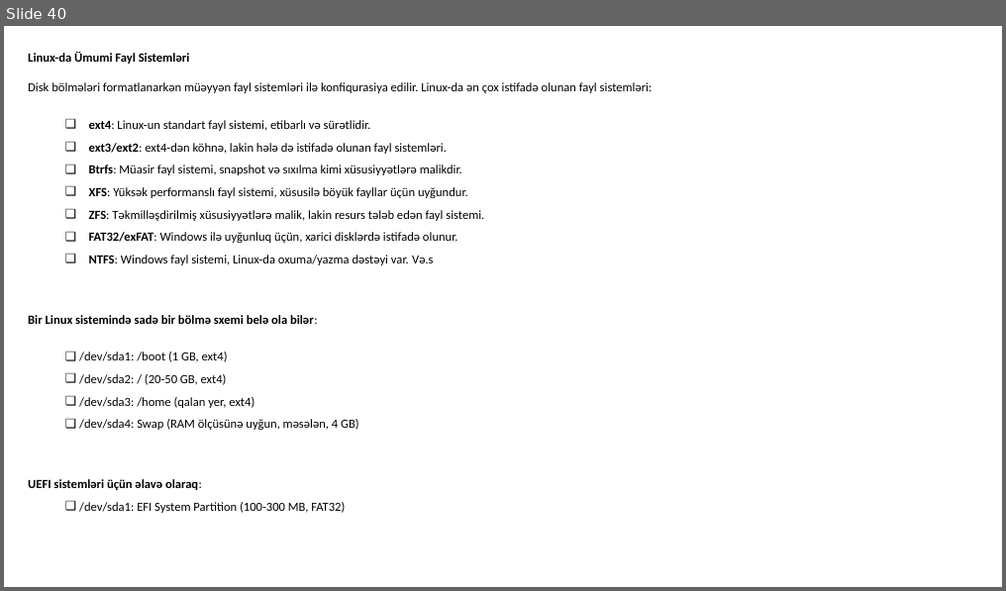
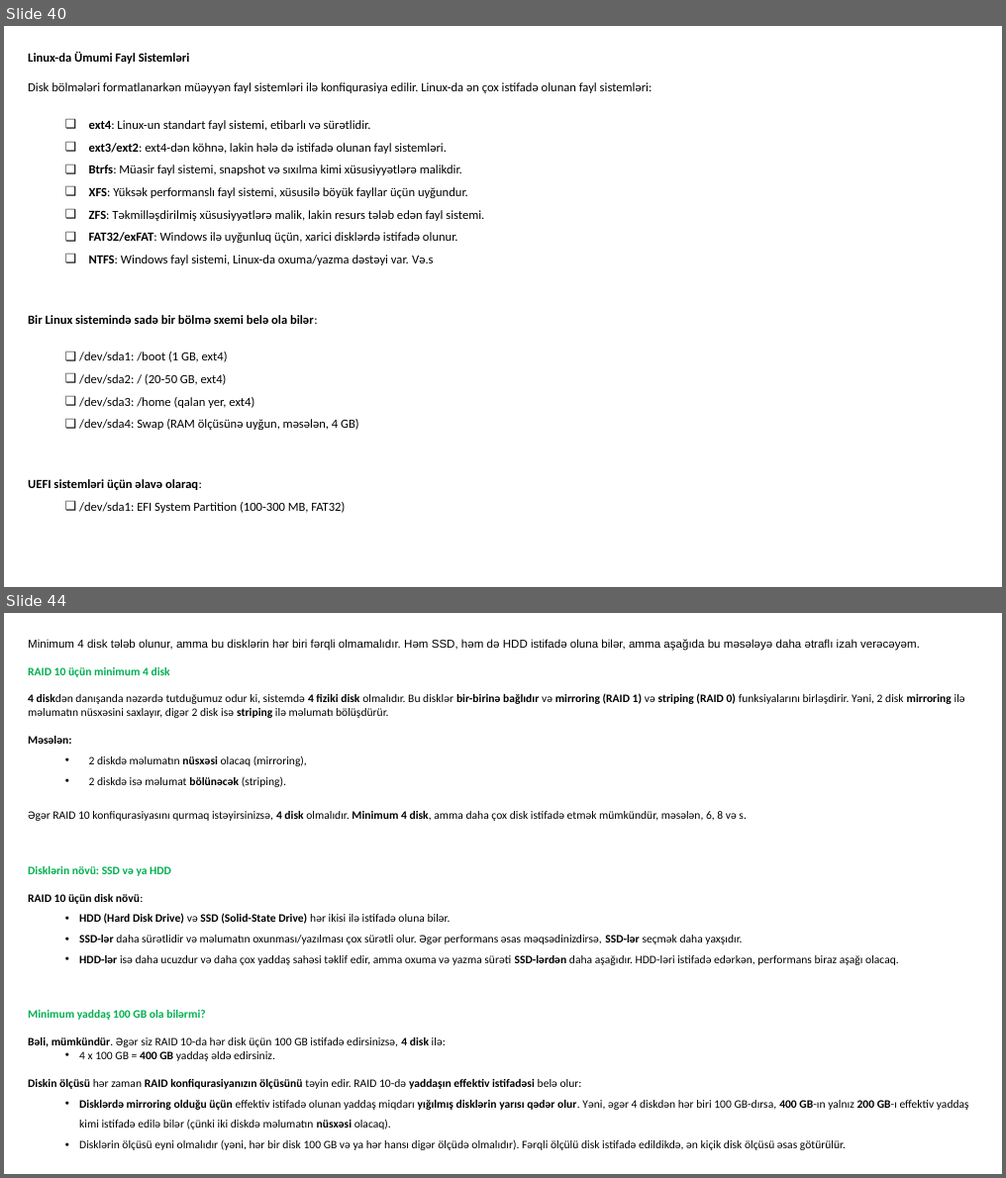
Before and after one commit to codeurient/DevOps, a slide deck: .lessons/1 operating systems/1 linux/1.pptx. Shown one above the other, each under a label of ours: slide 40 before the commit, slides 40 and 44 after it; the slides between them are not shown. The pictures are 1006x591 and 1006x1178 pixels, drawn with LibreOffice and Linux fonts; fonts in the diff are those of the drawing. Boxes give left, top, right and bottom in pixels: in the first picture for what was removed or moved away, otherwise in the second. Text is boxed around its words. In the diff, an @@ line names an element or a change of style, - is before the commit and + after.

```diff
--- a/.lessons/1 operating systems/1 linux/1.pptx
+++ b/.lessons/1 operating systems/1 linux/1.pptx
@@ slide 44 added at [4,613,1002,1174], background #FFFFFF @@
@@ text added at [28,639,969,1151], 11 pt, text #000000 @@
+Minimum 4 disk tələb olunur, amma bu disklərin hər biri fərqli olmamalıdır. Həm SSD, həm də HDD istifadə oluna bilər, amma aşağıda bu məsələyə daha ətraflı izah verəcəyəm.
+RAID 10 üçün minimum 4 disk
+4 diskdən danışanda nəzərdə tutduğumuz odur ki, sistemdə 4 fiziki disk olmalıdır. Bu disklər bir-birinə bağlıdır və mirroring (RAID 1) və striping (RAID 0) funksiyalarını birləşdirir. Yəni, 2 disk mirroring ilə məlumatın nüsxəsini saxlayır, digər 2 disk isə striping ilə məlumatı bölüşdürür.
+Məsələn:
+  • 2 diskdə məlumatın nüsxəsi olacaq (mirroring),
+  • 2 diskdə isə məlumat bölünəcək (striping).
+Əgər RAID 10 konfiqurasiyasını qurmaq istəyirsinizsə, 4 disk olmalıdır. Minimum 4 disk, amma daha çox disk istifadə etmək mümkündür, məsələn, 6, 8 və s.
+Disklərin növü: SSD və ya HDD
+RAID 10 üçün disk növü:
+  • HDD (Hard Disk Drive) və SSD (Solid-State Drive) hər ikisi ilə istifadə oluna bilər.
+  • SSD-lər daha sürətlidir və məlumatın oxunması/yazılması çox sürətli olur. Əgər performans əsas məqsədinizdirsə, SSD-lər seçmək daha yaxşıdır.
+  • HDD-lər isə daha ucuzdur və daha çox yaddaş sahəsi təklif edir, amma oxuma və yazma sürəti SSD-lərdən daha aşağıdır. HDD-ləri istifadə edərkən, performans biraz aşağı olacaq.
+Minimum yaddaş 100 GB ola bilərmi?
+Bəli, mümkündür. Əgər siz RAID 10-da hər disk üçün 100 GB istifadə edirsinizsə, 4 disk ilə:
+  • 4 x 100 GB = 400 GB yaddaş əldə edirsiniz.
+Diskin ölçüsü hər zaman RAID konfiqurasiyanızın ölçüsünü təyin edir. RAID 10-də yaddaşın effektiv istifadəsi belə olur:
+  • Disklərdə mirroring olduğu üçün effektiv istifadə olunan yaddaş miqdarı yığılmış disklərin yarısı qədər olur. Yəni, əgər 4 diskdən hər biri 100 GB-dırsa, 400 GB-ın yalnız 200 GB-ı effektiv yaddaş kimi istifadə edilə bilər (çünki iki diskdə məlumatın nüsxəsi olacaq).
+  • Disklərin ölçüsü eyni olmalıdır (yəni, hər bir disk 100 GB və ya hər hansı digər ölçüdə olmalıdır). Fərqli ölçülü disk istifadə edildikdə, ən kiçik disk ölçüsü əsas götürülür.
```
Also in this commit, not shown: 23 other slides added, 1 slide removed.
